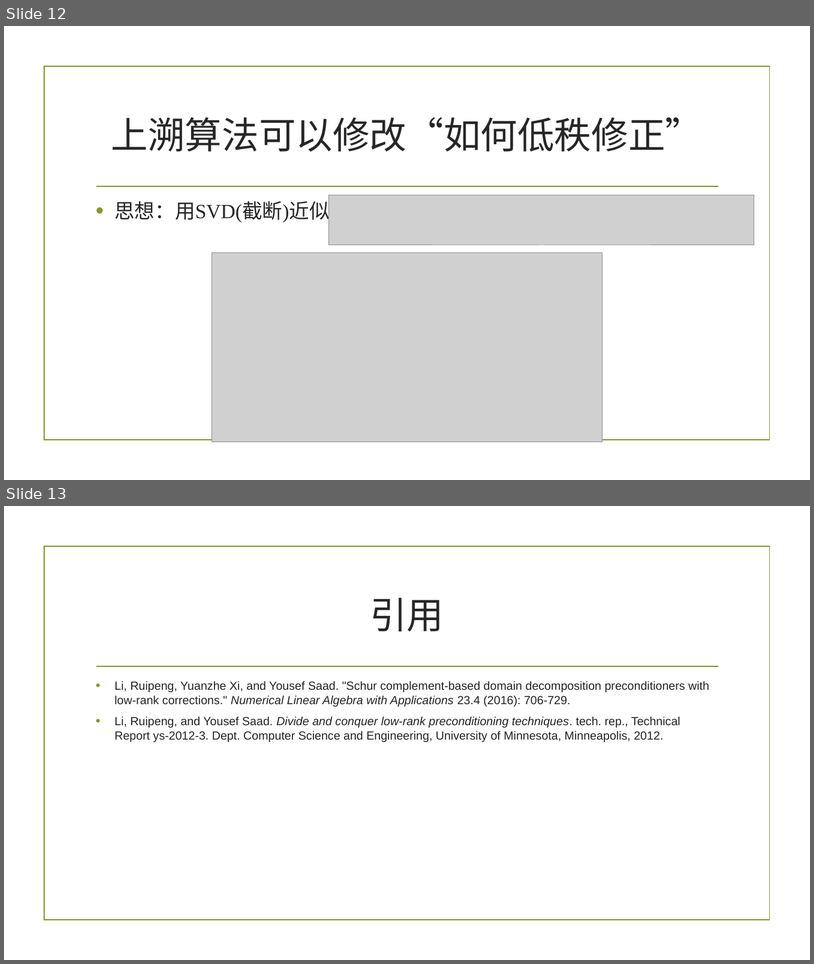
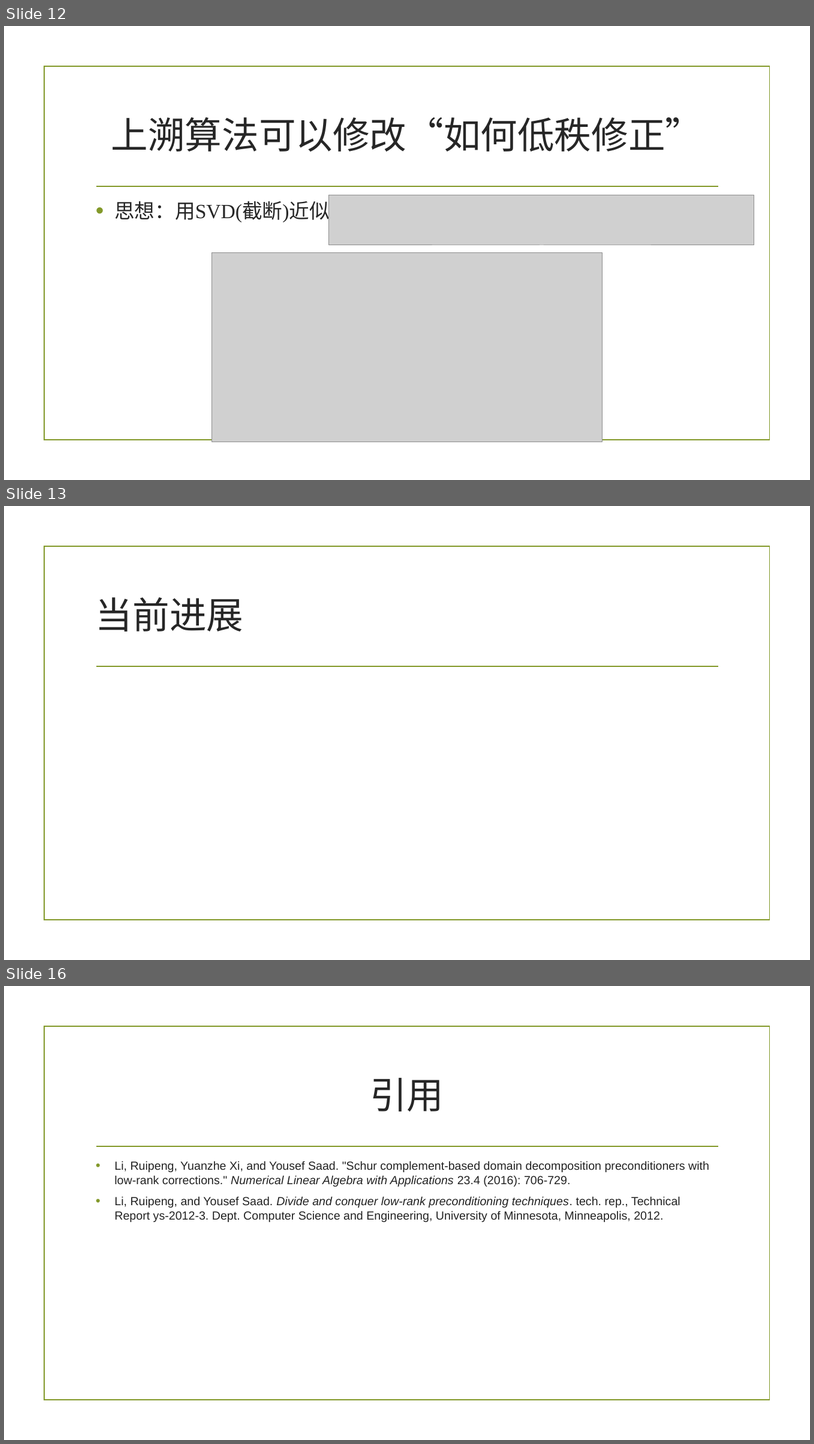
Before and after one commit to liuzhiqi16/numerical-algo, a slide deck: dec24.pptx. Shown one above the other, each under a label of ours: slides 12 and 13 before the commit, slides 12, 13 and 16 after it; the slides between them are not shown. The pictures are 814x964 and 814x1444 pixels, drawn with LibreOffice and Linux fonts; fonts in the diff are those of the drawing; grey boxes stand for pictures; background and template pictures are left out. Boxes give left, top, right and bottom in pixels: in the first picture for what was removed or moved away, otherwise in the second. Text is boxed around its words. In the diff, an @@ line names an element or a change of style, - is before the commit and + after.

```diff
--- a/dec24.pptx
+++ b/dec24.pptx
@@ slide 13 added at [4,506,810,960], background picture (left out); not listed: 2 template elements that a slide beside it also shows @@
@@ title added at [96,597,243,631], 44 pt, text #262626 @@
+当前进展
@@ what was slide 13 is now slide 16 @@
```
Also in this commit, not shown: 2 other slides added, 1 other file.
